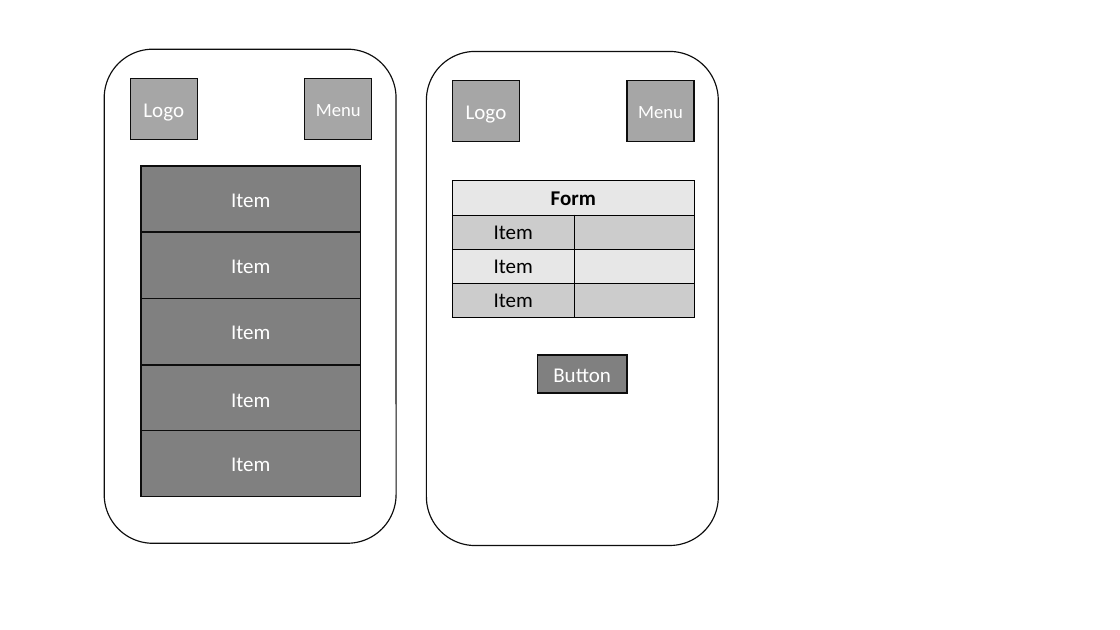
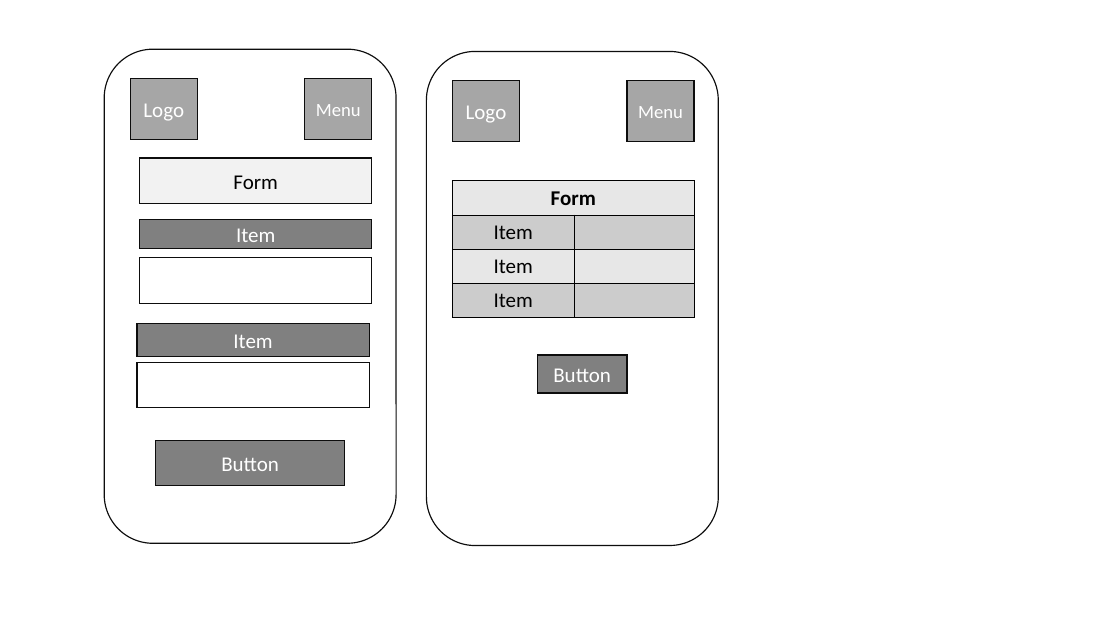
Before and after one commit to adele-dbs/garagevparrot, a slide deck: slide 8 of other/Maquette - Zoning.pptx. Drawn at 1120x630 pixels with LibreOffice and Linux fonts; fonts in the diff are those of the drawing. Boxes give left, top, right and bottom in pixels: in the first picture for what was removed or moved away, otherwise in the second. Text is boxed around its words. In the diff, an @@ line names an element or a change of style, - is before the commit and + after.

```diff
--- a/other/Maquette - Zoning.pptx
+++ b/other/Maquette - Zoning.pptx
@@ rectangle added at (139,158,372,203), fill #F2F2F2, outline #0D0D0D 1 pt, 18 pt, text #000000 @@
+Form
@@ rectangle removed at (141,166,360,233) @@
-Item
@@ rectangle "Item": place and size @@
-rectangle "Item" at (141,232,360,298)
+rectangle "Item" at (139,220,372,249)
@@ rectangle added at (139,258,372,303), fill #FFFFFF, outline #0D0D0D 1 pt @@
@@ rectangle "Item": place and size @@
-rectangle "Item" at (141,298,360,365)
+rectangle "Item" at (137,323,370,356)
@@ rectangle added at (137,363,370,408), fill #FFFFFF, outline #0D0D0D 1 pt @@
@@ rectangle removed at (141,365,360,432) @@
-Item
@@ rectangle removed at (141,430,360,497) @@
-Item
@@ rectangle added at (155,440,344,486), fill #808080, outline #0D0D0D 1 pt, 18 pt, text #FFFFFF @@
+Button
```
Also in this commit, not shown: 39 other files.
